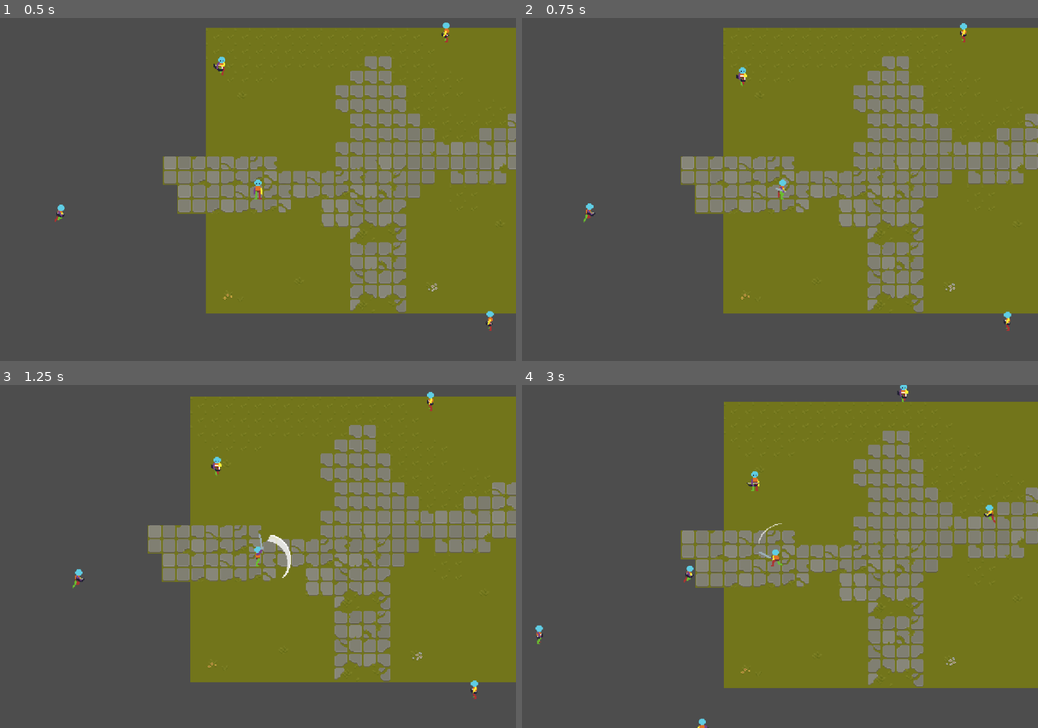
Above: before the commit, frames 1-4 (two rows, left to right).
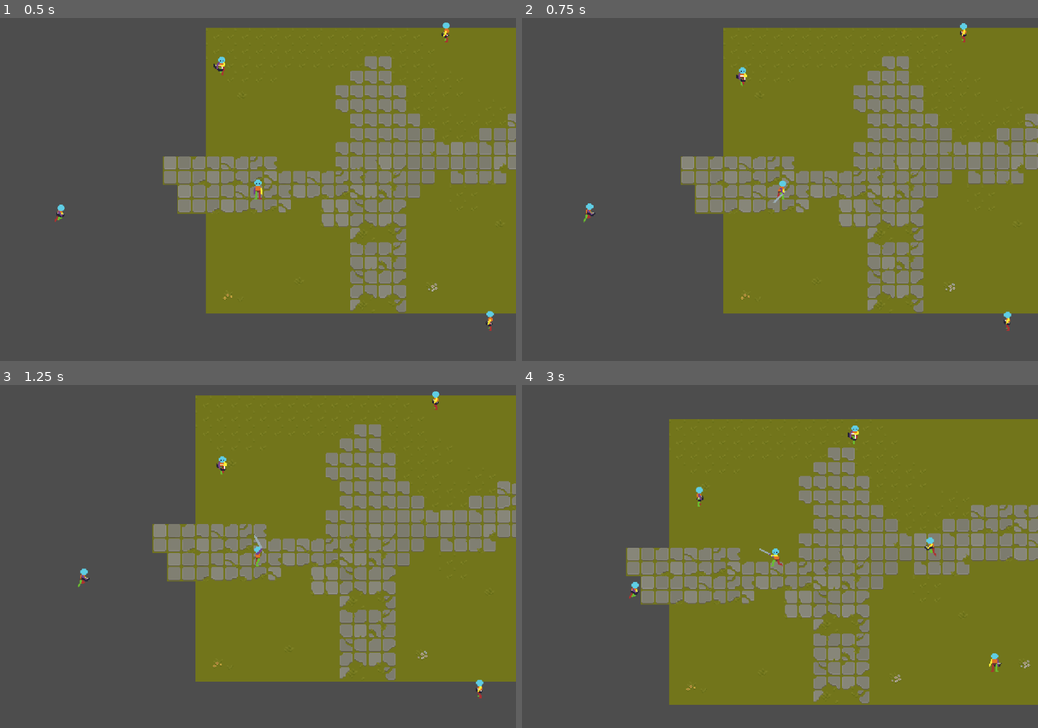
Above: after the commit, the same moments.

Repository: DmNiv/Tekoha
Game: Godot game, scene res://levels/teste.tscn
Two runs of this game, one before a commit and one after it. Both use one fixed random seed, a clock stepped at 60 frames per second and the inputs below.
Inputs (mouse positions are in pixels of both pictures, inside the frame that each line leads up to):
- Up to frame 1 (0.5 s): no input
- Up to frame 2 (0.75 s): move the mouse to (893, 172) at 0.52 s; hold D (move_right) from 0.53 s (still down); click (893, 172) at 0.6 s
- Up to frame 3 (1.25 s): keep holding D (move_right)
- Up to frame 4 (3 s): move the mouse to (676, 573) at 1.27 s; release D (move_right) at 1.28 s; hold S (move_down) 1.28-2.03 s; click (676, 573) at 1.35 s; move the mouse to (831, 481) at 2.02 s; hold D (move_right) 2.03-2.78 s; right-click (831, 481) at 2.1 s; click (831, 481) at 2.3 s; move the mouse to (754, 625) at 2.77 s; hold W (move_up) from 2.78 s (still down); click (754, 625) at 2.85 s

Frame 1 is identical in both runs. In frame 2, less than 0.1% of the frame differs, in the area x 48-52%, y 47-54%; in frame 3, 9.9%; in frame 4, 31%, in the area x 2-100%, y 0-100%.

Commit message:
pequenos ajustes e correções

Diff:
--- a/tekoha/player/player.tscn
+++ b/tekoha/player/player.tscn
@@ -37,9 +37,6 @@
 [ext_resource type="Script" uid="uid://tc6n5rypn0ql" path="res://player/states/state_attack02.gd" id="30_jd2rm"]
 [ext_resource type="Script" uid="uid://dksw0a2dtuj7o" path="res://player/states/state_dash.gd" id="32_1s1yo"]
 
-[sub_resource type="RectangleShape2D" id="RectangleShape2D_5ejfk"]
-size = Vector2(70, 70)
-
 [sub_resource type="RectangleShape2D" id="RectangleShape2D_1s1yo"]
 size = Vector2(68, 39)
 
@@ -1379,7 +1376,7 @@
 
 [sub_resource type="Animation" id="Animation_65viv"]
 resource_name = "attack01_down"
-length = 0.583338
+length = 0.291671
 step = 0.0416667
 tracks/0/type = "value"
 tracks/0/imported = false
@@ -1400,7 +1397,7 @@
 tracks/1/interp = 1
 tracks/1/loop_wrap = true
 tracks/1/keys = {
-"times": PackedFloat32Array(0, 0.0833333, 0.166667, 0.25, 0.333333, 0.416667, 0.5),
+"times": PackedFloat32Array(0, 0.0416667, 0.0833333, 0.125, 0.166667, 0.208333, 0.25),
 "transitions": PackedFloat32Array(1, 1, 1, 1, 1, 1, 1),
 "update": 1,
 "values": [0, 1, 2, 3, 4, 5, 6]
@@ -1412,14 +1409,11 @@
 tracks/2/interp = 1
 tracks/2/loop_wrap = true
 tracks/2/keys = {
-"times": PackedFloat32Array(0.291667, 0.541667),
-"transitions": PackedFloat32Array(1, 1),
+"times": PackedFloat32Array(0.166667),
+"transitions": PackedFloat32Array(1),
 "values": [{
 "args": [],
 "method": &"attack"
-}, {
-"args": [],
-"method": &"stop_attack"
 }]
 }
 tracks/3/type = "method"
@@ -1429,7 +1423,7 @@
 tracks/3/interp = 1
 tracks/3/loop_wrap = true
 tracks/3/keys = {
-"times": PackedFloat32Array(0.291667),
+"times": PackedFloat32Array(0.166667),
 "transitions": PackedFloat32Array(1),
 "values": [{
 "args": [],
@@ -1439,7 +1433,7 @@
 
 [sub_resource type="Animation" id="Animation_x7c3f"]
 resource_name = "attack01_left"
-length = 0.583338
+length = 0.291671
 step = 0.0416667
 tracks/0/type = "value"
 tracks/0/imported = false
@@ -1460,7 +1454,7 @@
 tracks/1/interp = 1
 tracks/1/loop_wrap = true
 tracks/1/keys = {
-"times": PackedFloat32Array(0, 0.0833333, 0.166667, 0.25, 0.333333, 0.416667, 0.5),
+"times": PackedFloat32Array(0, 0.0416667, 0.0833333, 0.125, 0.166667, 0.208333, 0.25),
 "transitions": PackedFloat32Array(1, 1, 1, 1, 1, 1, 1),
 "update": 1,
 "values": [0, 1, 2, 3, 4, 5, 6]
@@ -1472,14 +1466,11 @@
 tracks/2/interp = 1
 tracks/2/loop_wrap = true
 tracks/2/keys = {
-"times": PackedFloat32Array(0.291667, 0.541667),
-"transitions": PackedFloat32Array(1, 1),
+"times": PackedFloat32Array(0.166667),
+"transitions": PackedFloat32Array(1),
 "values": [{
 "args": [],
 "method": &"attack"
-}, {
-"args": [],
-"method": &"stop_attack"
 }]
 }
 tracks/3/type = "method"
@@ -1489,7 +1480,7 @@
 tracks/3/interp = 1
 tracks/3/loop_wrap = true
 tracks/3/keys = {
-"times": PackedFloat32Array(0.291667),
+"times": PackedFloat32Array(0.166667),
 "transitions": PackedFloat32Array(1),
 "values": [{
 "args": [],
@@ -1499,7 +1490,7 @@
 
 [sub_resource type="Animation" id="Animation_bjvpn"]
 resource_name = "attack01_right"
-length = 0.583338
+length = 0.291671
 step = 0.0416667
 tracks/0/type = "value"
 tracks/0/imported = false
@@ -1520,7 +1511,7 @@
 tracks/1/interp = 1
 tracks/1/loop_wrap = true
 tracks/1/keys = {
-"times": PackedFloat32Array(0, 0.0833333, 0.166667, 0.25, 0.333333, 0.416667, 0.5),
+"times": PackedFloat32Array(0, 0.0416667, 0.0833333, 0.125, 0.166667, 0.208333, 0.25),
 "transitions": PackedFloat32Array(1, 1, 1, 1, 1, 1, 1),
 "update": 1,
 "values": [0, 1, 2, 3, 4, 5, 6]
@@ -1532,14 +1523,11 @@
 tracks/2/interp = 1
 tracks/2/loop_wrap = true
 tracks/2/keys = {
-"times": PackedFloat32Array(0.291667, 0.541667),
-"transitions": PackedFloat32Array(1, 1),
+"times": PackedFloat32Array(0.166667),
+"transitions": PackedFloat32Array(1),
 "values": [{
 "args": [],
 "method": &"attack"
-}, {
-"args": [],
-"method": &"stop_attack"
 }]
 }
 tracks/3/type = "method"
@@ -1549,7 +1537,7 @@
 tracks/3/interp = 1
 tracks/3/loop_wrap = true
 tracks/3/keys = {
-"times": PackedFloat32Array(0.291667),
+"times": PackedFloat32Array(0.166667),
 "transitions": PackedFloat32Array(1),
 "values": [{
 "args": [],
@@ -1559,7 +1547,7 @@
 
 [sub_resource type="Animation" id="Animation_c35mf"]
 resource_name = "attack01_up"
-length = 0.583338
+length = 0.291671
 step = 0.0416667
 tracks/0/type = "value"
 tracks/0/imported = false
@@ -1580,7 +1568,7 @@
 tracks/1/interp = 1
 tracks/1/loop_wrap = true
 tracks/1/keys = {
-"times": PackedFloat32Array(0, 0.0833333, 0.166667, 0.25, 0.333333, 0.416667, 0.5),
+"times": PackedFloat32Array(0, 0.0416667, 0.0833333, 0.125, 0.166667, 0.208333, 0.25),
 "transitions": PackedFloat32Array(1, 1, 1, 1, 1, 1, 1),
 "update": 1,
 "values": [0, 1, 2, 3, 4, 5, 6]
@@ -1592,14 +1580,11 @@
 tracks/2/interp = 1
 tracks/2/loop_wrap = true
 tracks/2/keys = {
-"times": PackedFloat32Array(0.291667, 0.541667),
-"transitions": PackedFloat32Array(1, 1),
+"times": PackedFloat32Array(0.166667),
+"transitions": PackedFloat32Array(1),
 "values": [{
 "args": [],
 "method": &"attack"
-}, {
-"args": [],
-"method": &"stop_attack"
 }]
 }
 tracks/3/type = "method"
@@ -1609,7 +1594,7 @@
 tracks/3/interp = 1
 tracks/3/loop_wrap = true
 tracks/3/keys = {
-"times": PackedFloat32Array(0.291667),
+"times": PackedFloat32Array(0.166667),
 "transitions": PackedFloat32Array(1),
 "values": [{
 "args": [],
@@ -1619,7 +1604,7 @@
 
 [sub_resource type="Animation" id="Animation_1s1yo"]
 resource_name = "attack02_down"
-length = 0.833338
+length = 0.416671
 step = 0.0416667
 tracks/0/type = "value"
 tracks/0/imported = false
@@ -1640,7 +1625,7 @@
 tracks/1/interp = 1
 tracks/1/loop_wrap = true
 tracks/1/keys = {
-"times": PackedFloat32Array(0, 0.0833333, 0.166667, 0.25, 0.333333, 0.416667, 0.5, 0.583333, 0.666667, 0.75),
+"times": PackedFloat32Array(0, 0.0416667, 0.0833333, 0.125, 0.166667, 0.208333, 0.25, 0.291667, 0.333333, 0.375),
 "transitions": PackedFloat32Array(1, 1, 1, 1, 1, 1, 1, 1, 1, 1),
 "update": 1,
 "values": [0, 1, 2, 3, 4, 5, 6, 7, 8, 9]
@@ -1652,7 +1637,7 @@
 tracks/2/interp = 1
 tracks/2/loop_wrap = true
 tracks/2/keys = {
-"times": PackedFloat32Array(0.125, 0.458333),
+"times": PackedFloat32Array(0.0833333, 0.25),
 "transitions": PackedFloat32Array(1, 1),
 "values": [{
 "args": [],
@@ -1669,7 +1654,7 @@
 tracks/3/interp = 1
 tracks/3/loop_wrap = true
 tracks/3/keys = {
-"times": PackedFloat32Array(0.125),
+"times": PackedFloat32Array(0.0833333),
 "transitions": PackedFloat32Array(1),
 "values": [{
 "args": [],
@@ -1679,7 +1664,7 @@
 
 [sub_resource type="Animation" id="Animation_b8hi5"]
 resource_name = "attack02_left"
-length = 0.833338
+length = 0.416671
 step = 0.0416667
 tracks/0/type = "value"
 tracks/0/imported = false
@@ -1700,7 +1685,7 @@
 tracks/1/interp = 1
 tracks/1/loop_wrap = true
 tracks/1/keys = {
-"times": PackedFloat32Array(0, 0.0833333, 0.166667, 0.25, 0.333333, 0.416667, 0.5, 0.583333, 0.666667, 0.75),
+"times": PackedFloat32Array(0, 0.0416667, 0.0833333, 0.125, 0.166667, 0.208333, 0.25, 0.291667, 0.333333, 0.375),
 "transitions": PackedFloat32Array(1, 1, 1, 1, 1, 1, 1, 1, 1, 1),
 "update": 1,
 "values": [0, 1, 2, 3, 4, 5, 6, 7, 8, 9]
@@ -1712,7 +1697,7 @@
 tracks/2/interp = 1
 tracks/2/loop_wrap = true
 tracks/2/keys = {
-"times": PackedFloat32Array(0.125, 0.458333),
+"times": PackedFloat32Array(0.0833333, 0.25),
 "transitions": PackedFloat32Array(1, 1),
 "values": [{
 "args": [],
@@ -1729,17 +1714,17 @@
 tracks/3/interp = 1
 tracks/3/loop_wrap = true
 tracks/3/keys = {
-"times": PackedFloat32Array(0.125),
+"times": PackedFloat32Array(0.0833333),
 "transitions": PackedFloat32Array(1),
 "values": [{
 "args": [],
-"method": &"turn_left"
+"method": &"turn_down"
 }]
 }
 
 [sub_resource type="Animation" id="Animation_2uvqg"]
 resource_name = "attack02_right"
-length = 0.833338
+length = 0.416671
 step = 0.0416667
 tracks/0/type = "value"
 tracks/0/imported = false
@@ -1760,7 +1745,7 @@
 tracks/1/interp = 1
 tracks/1/loop_wrap = true
 tracks/1/keys = {
-"times": PackedFloat32Array(0, 0.0833333, 0.166667, 0.25, 0.333333, 0.416667, 0.5, 0.583333, 0.666667, 0.75),
+"times": PackedFloat32Array(0, 0.0416667, 0.0833333, 0.125, 0.166667, 0.208333, 0.25, 0.291667, 0.333333, 0.375),
 "transitions": PackedFloat32Array(1, 1, 1, 1, 1, 1, 1, 1, 1, 1),
 "update": 1,
 "values": [0, 1, 2, 3, 4, 5, 6, 7, 8, 9]
@@ -1772,7 +1757,7 @@
 tracks/2/interp = 1
 tracks/2/loop_wrap = true
 tracks/2/keys = {
-"times": PackedFloat32Array(0.125, 0.458333),
+"times": PackedFloat32Array(0.0833333, 0.25),
 "transitions": PackedFloat32Array(1, 1),
 "values": [{
 "args": [],
@@ -1789,17 +1774,17 @@
 tracks/3/interp = 1
 tracks/3/loop_wrap = true
 tracks/3/keys = {
-"times": PackedFloat32Array(0.125),
+"times": PackedFloat32Array(0.0833333),
 "transitions": PackedFloat32Array(1),
 "values": [{
 "args": [],
-"method": &"turn_right"
+"method": &"turn_down"
 }]
 }
 
 [sub_resource type="Animation" id="Animation_oevg7"]
 resource_name = "attack02_up"
-length = 0.833338
+length = 0.416671
 step = 0.0416667
 tracks/0/type = "value"
 tracks/0/imported = false
@@ -1820,7 +1805,7 @@
 tracks/1/interp = 1
 tracks/1/loop_wrap = true
 tracks/1/keys = {
-"times": PackedFloat32Array(0, 0.0833333, 0.166667, 0.25, 0.333333, 0.416667, 0.5, 0.583333, 0.666667, 0.75),
+"times": PackedFloat32Array(0, 0.0416667, 0.0833333, 0.125, 0.166667, 0.208333, 0.25, 0.291667, 0.333333, 0.375),
 "transitions": PackedFloat32Array(1, 1, 1, 1, 1, 1, 1, 1, 1, 1),
 "update": 1,
 "values": [0, 1, 2, 3, 4, 5, 6, 7, 8, 9]
@@ -1832,7 +1817,7 @@
 tracks/2/interp = 1
 tracks/2/loop_wrap = true
 tracks/2/keys = {
-"times": PackedFloat32Array(0.125, 0.458333),
+"times": PackedFloat32Array(0.0833333, 0.25),
 "transitions": PackedFloat32Array(1, 1),
 "values": [{
 "args": [],
@@ -1849,11 +1834,11 @@
 tracks/3/interp = 1
 tracks/3/loop_wrap = true
 tracks/3/keys = {
-"times": PackedFloat32Array(0.125),
+"times": PackedFloat32Array(0.0833333),
 "transitions": PackedFloat32Array(1),
 "values": [{
 "args": [],
-"method": &"turn_up"
+"method": &"turn_down"
 }]
 }
 
@@ -2631,12 +2616,6 @@
 collision_mask = 32
 script = ExtResource("1_roqei")
 
-[node name="FeatherArea" type="Area2D" parent="."]
-
-[node name="FeatherCollision" type="CollisionShape2D" parent="FeatherArea"]
-shape = SubResource("RectangleShape2D_5ejfk")
-disabled = true
-
 [node name="Weapon" type="Node2D" parent="."]
 script = ExtResource("2_2uvqg")
 
--- a/tekoha/player/states/state_attack01.gd
+++ b/tekoha/player/states/state_attack01.gd
@@ -23,7 +23,7 @@
 		animation_root_node.travel("Attack01")
 
 func Exit():
-	pass
+	stop_attack()
 
 func Update(_delta: float):
 	pass
@@ -44,5 +44,4 @@
 
 func _on_animation_tree_animation_finished(anim_name: StringName) -> void:
 	if anim_name in ["attack01_down", "attack01_up", "attack01_left", "attack01_right"]:
-		stop_attack()
 		Transitioned.emit(self, "AttackEnd")
--- a/tekoha/player/states/state_attack02.gd
+++ b/tekoha/player/states/state_attack02.gd
@@ -24,7 +24,7 @@
 		animation_root_node.travel("Attack02")
 
 func Exit():
-	pass
+	stop_attack()
 
 func Update(_delta: float):
 	pass
Not shown: 1 places in tekoha/player/player.tscn that only renumber resources
